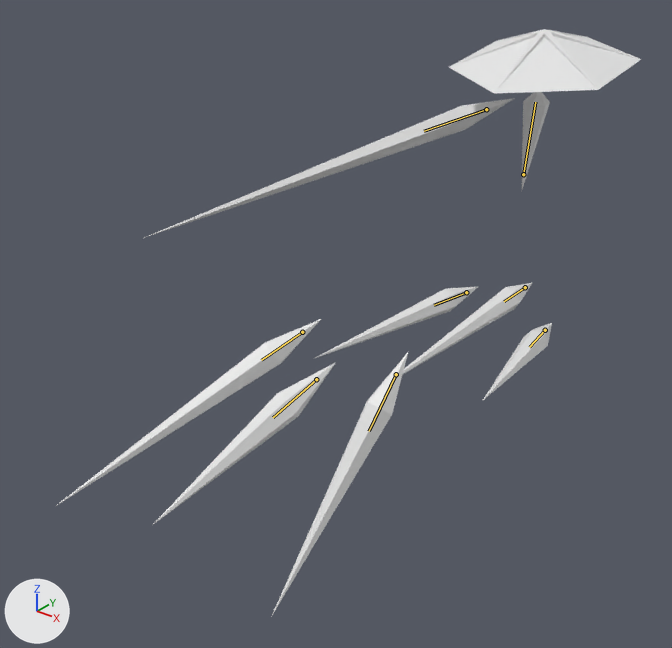
What one commit did to the glTF model glb_imports/ClarityDressShardsMaster.glb.
Before and after are seen from a 50 mm camera at (32.5, -64.1, 25.6) aimed at (-9.0, -12.2, -6.5). Every picture has the same lights, and +X, +Y and +Z are marked at lower left. The older version comes first. Both versions are drawn at frame 51 of the action 'TripleShardSequence1'; the numbers are the values there. The bones that change, and the others that lie on the model, are drawn over the model as lines.

Objects in the first picture: 'Arm', 'BackLeft', 'BackRight', 'Center', 'FrontLeft', 'FrontRight', 'Hat', 'MiddleLeft', 'MiddleRight'.
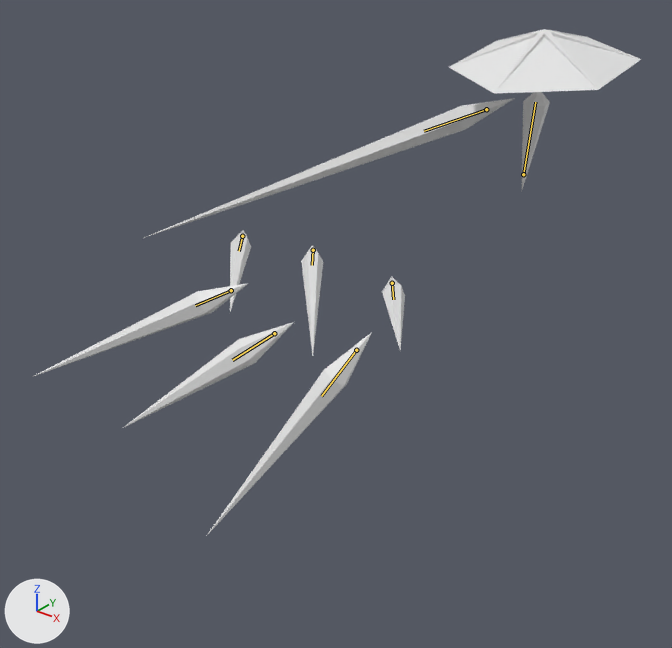
Edits to the scene script, one JSON object a line:
```json
{"block": "bone_middle_l", "where": "bone_middle_l = bpy.data.objects['Armature'].pose.bones['Middle.L']"}
{"op": "set", "path": "bone_middle_l.location", "old": "(1.48, 4.86, 21.28)", "new": "(5.38, 3.76, 20.15)"}
{"op": "set", "path": "bone_middle_l.rotation_quaternion", "old": "(0.883, 0.245, -0.305, -0.26)", "new": "(0.89, 0.207, -0.186, -0.361)", "note": "degrees (40, -24, -42) -> degrees (31, -11, -47)"}
{"block": "bone_front_l", "where": "bone_front_l = bpy.data.objects['Armature'].pose.bones['Front.L']"}
{"op": "set", "path": "bone_front_l.location", "old": "(0.55, 9.25, -3.98)", "new": "(14.11, 5.3, -1.56)"}
{"op": "set", "path": "bone_front_l.rotation_quaternion", "old": "(0.697, 0.568, -0.383, -0.213)", "new": "(0.633, 0.576, -0.517, 0.0)", "note": "degrees (86, -17, -50) -> degrees (105, -41, -52)"}
{"block": "bone_back_l", "where": "bone_back_l = bpy.data.objects['Armature'].pose.bones['Back.L']"}
{"op": "set", "path": "bone_back_l.location", "old": "(3.54, 7.24, 1.9)", "new": "(22.52, 1.23, 4.67)"}
{"op": "set", "path": "bone_back_l.rotation_quaternion", "old": "(0.558, 0.708, -0.248, -0.355)", "new": "(0.476, 0.707, -0.505, -0.138)", "note": "degrees (97, 13, -50) -> degrees (122, -17, -62)"}
{"block": "bone_middle_r", "where": "bone_middle_r = bpy.data.objects['Armature'].pose.bones['Middle.R']"}
{"op": "set", "path": "bone_middle_r.location", "old": "(-1.54, 8.84, 0.21)", "new": "(21.9, 15.87, 2.02)"}
{"op": "set", "path": "bone_middle_r.rotation_quaternion", "old": "(0.719, 0.654, -0.095, -0.217)", "new": "(0.535, 0.767, -0.35, 0.055)", "note": "degrees (83, 8, -26) -> degrees (118, -27, -33)"}
{"block": "bone_front_r", "where": "bone_front_r = bpy.data.objects['Armature'].pose.bones['Front.R']"}
{"op": "set", "path": "bone_front_r.location", "old": "(-2.49, 9.81, 21.08)", "new": "(3.53, 10.61, 17.69)"}
{"op": "set", "path": "bone_front_r.rotation_quaternion", "old": "(0.772, 0.2, -0.543, -0.263)", "new": "(0.837, 0.04, -0.454, -0.304)", "note": "degrees (61, -47, -66) -> degrees (30, -47, -53)"}
{"block": "bone_back_r", "where": "bone_back_r = bpy.data.objects['Armature'].pose.bones['Back.R']"}
{"op": "set", "path": "bone_back_r.location", "old": "(1.61, -2.01, 24.31)", "new": "(9.89, 0.55, 23.17)"}
{"op": "set", "path": "bone_back_r.rotation_quaternion", "old": "(0.69, 0.295, -0.475, -0.459)", "new": "(0.806, 0.12, -0.345, -0.465)", "note": "degrees (66, -23, -82) -> degrees (35, -26, -68)"}
```

Boxes [x1, y1, x2, y2] around the edits, measured in the pictures (672 x 648 px):
```json
{"object": "MiddleLeft", "change": "posed", "before": [271, 353, 408, 617], "after": [207, 332, 372, 535], "on screen": "20% wider, 23% shorter"}
{"object": "BackRight", "change": "posed", "before": [56, 319, 321, 506], "after": [32, 283, 248, 377], "on screen": "18% narrower, 49% shorter"}
{"object": "FrontRight", "change": "posed", "before": [154, 362, 336, 524], "after": [123, 322, 294, 428], "on screen": "6% narrower, 34% shorter"}
{"object": "BackLeft", "change": "posed", "before": [403, 283, 532, 374], "after": [301, 245, 323, 355]}
{"object": "MiddleRight", "change": "posed", "before": [315, 287, 478, 358], "after": [230, 230, 251, 312], "on screen": "87% narrower, 15% taller"}
{"object": "FrontLeft", "change": "posed", "before": [483, 323, 552, 400], "after": [382, 276, 405, 350], "on screen": "66% narrower"}
{"bone": "Middle.L", "before": "(396, 374) to (369, 431)", "after": "(356, 350) to (321, 396)"}
{"bone": "Front.L", "before": "(545, 330) to (529, 347)", "after": "(392, 283) to (393, 299)"}
{"bone": "Back.L", "before": "(525, 287) to (504, 301)", "after": "(313, 250) to (312, 265)"}
{"bone": "Middle.R", "before": "(466, 292) to (434, 305)", "after": "(242, 236) to (239, 251)"}
{"bone": "Front.R", "before": "(316, 379) to (273, 417)", "after": "(274, 333) to (232, 360)"}
{"bone": "Back.R", "before": "(302, 332) to (261, 360)", "after": "(231, 290) to (195, 305)"}
```
